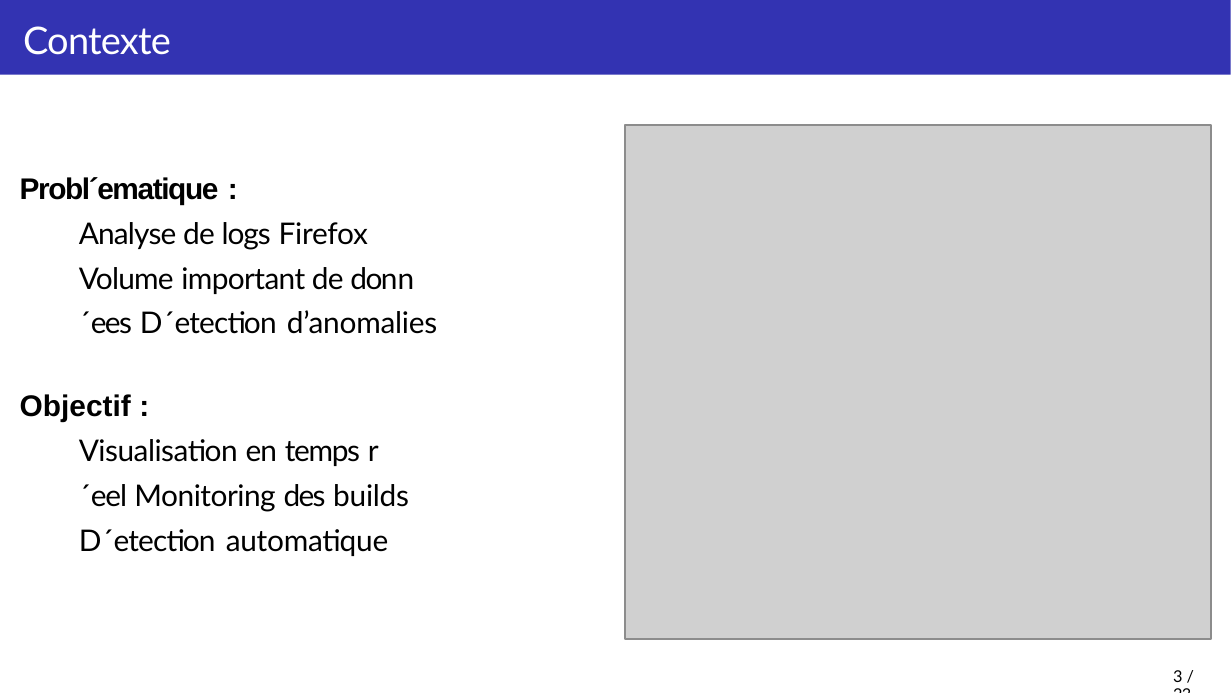
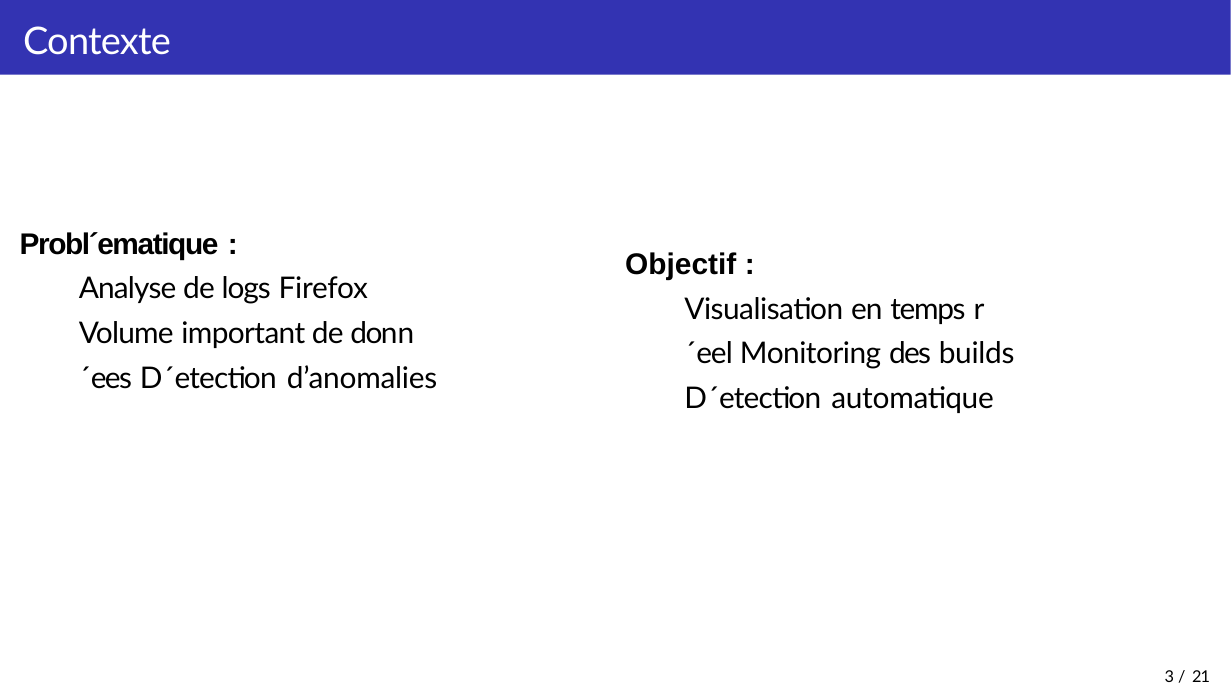
Before and after one commit to Moncif-M/ELK-Firefox-logs-ingestion, a slide deck: slide 3 of presentation.pptx. Drawn at 1232x693 pixels with LibreOffice and Linux fonts; fonts in the diff are those of the drawing; grey boxes stand for pictures; background and template pictures are left out. Boxes give left, top, right and bottom in pixels: in the first picture for what was removed or moved away, otherwise in the second. Text is boxed around its words. In the diff, an @@ line names an element or a change of style, - is before the commit and + after.

```diff
--- a/presentation.pptx
+++ b/presentation.pptx
@@ picture removed at (x1=625, y1=125, x2=1211, y2=638) @@
@@ text "Probl´ematique :" moved from (x1=20, y1=177, x2=437, y2=556) to (x1=20, y1=232, x2=437, y2=389) @@
@@ text added at (x1=625, y1=252, x2=1015, y2=413), 11 pt, text #000000 @@
+Objectif :
+Visualisation en temps r´eel Monitoring des builds D´etection automatique
@@ text at (x1=20, y1=394, x2=409, y2=556): paragraphs removed @@
-Objectif :
-Visualisation en temps r´eel Monitoring des builds D´etection automatique
@@ page number at (x1=1165, y1=670, x2=1210, y2=682): text changed @@
-3 / 23
+3 / 21
```
Also in this commit, not shown: 15 other slides changed, 2 slides removed.
